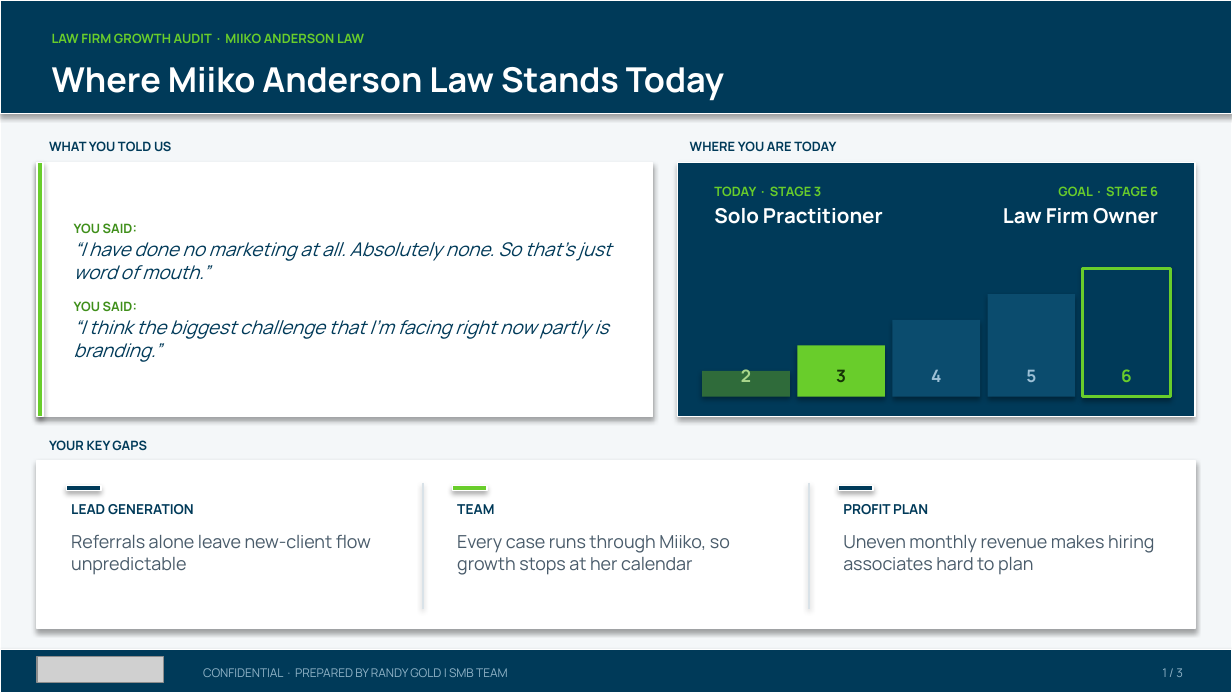
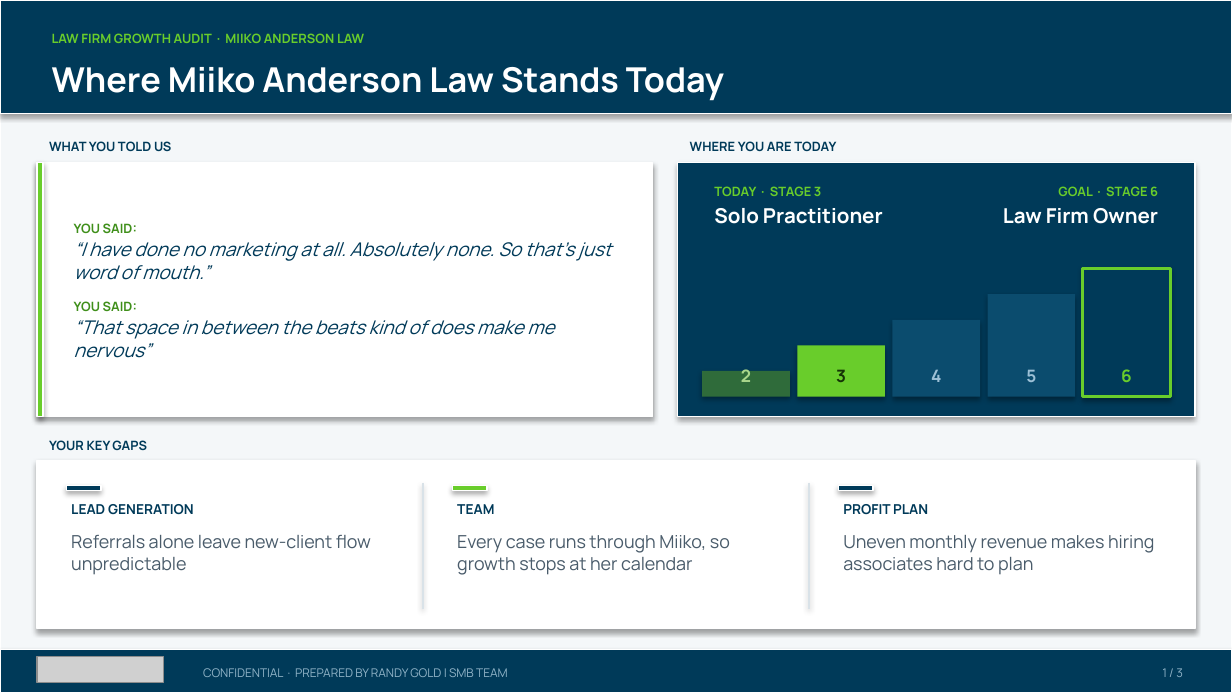
Before and after one commit to SMB-Team-Technology/workwith-smbteam, a slide deck: slide 1 of miiko-anderson/MiikoAndersonLaw_October212026_Proposal.pptx. Drawn at 1232x693 pixels with LibreOffice and Linux fonts; fonts in the diff are those of the drawing; grey boxes stand for pictures. Boxes give left, top, right and bottom in pixels: in the first picture for what was removed or moved away, otherwise in the second. Text is boxed around its words. In the diff, an @@ line names an element or a change of style, - is before the commit and + after.

```diff
--- a/miiko-anderson/MiikoAndersonLaw_October212026_Proposal.pptx
+++ b/miiko-anderson/MiikoAndersonLaw_October212026_Proposal.pptx
@@ text at (74, 320, 554, 358): text changed @@
-“I think the biggest challenge that I'm facing right now partly is branding.”
+“That space in between the beats kind of does make me nervous”
```
Also in this commit, not shown: 2 other slides changed, 1 other file.
